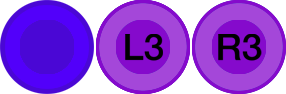
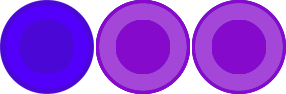
Revision of a layered 286px x 94px image; what changed, layer by layer:
hid "L3-text" over [125, 34, 163, 61]
hid "R3-text" over [218, 34, 262, 61]
